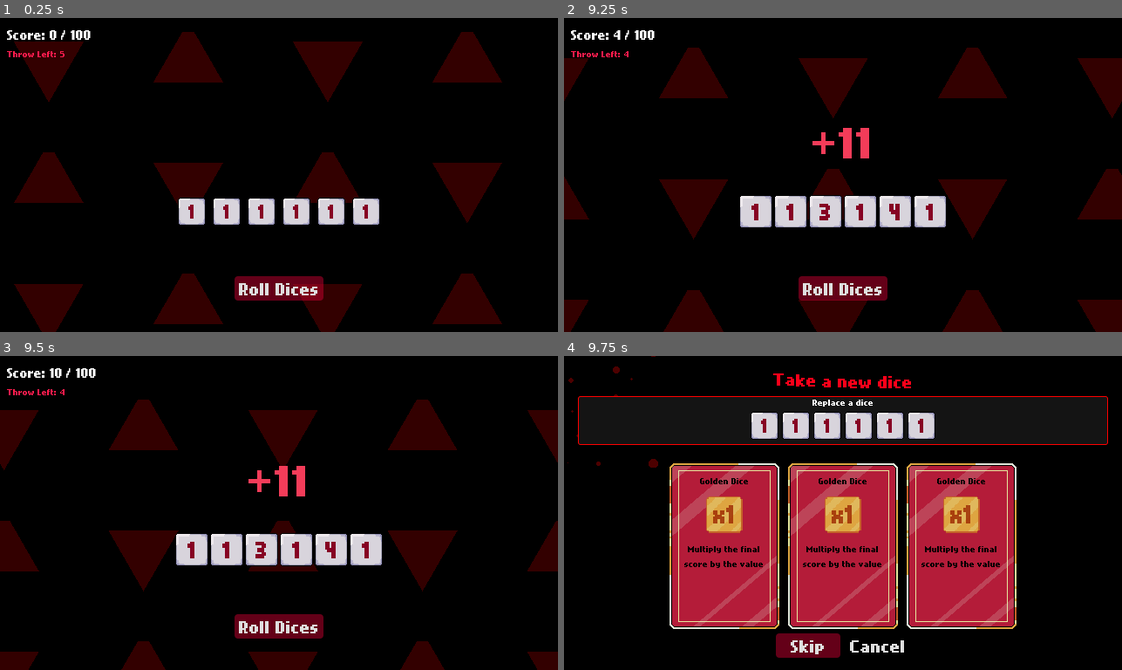
Above: before the commit, frames 1-4 (two rows, left to right).
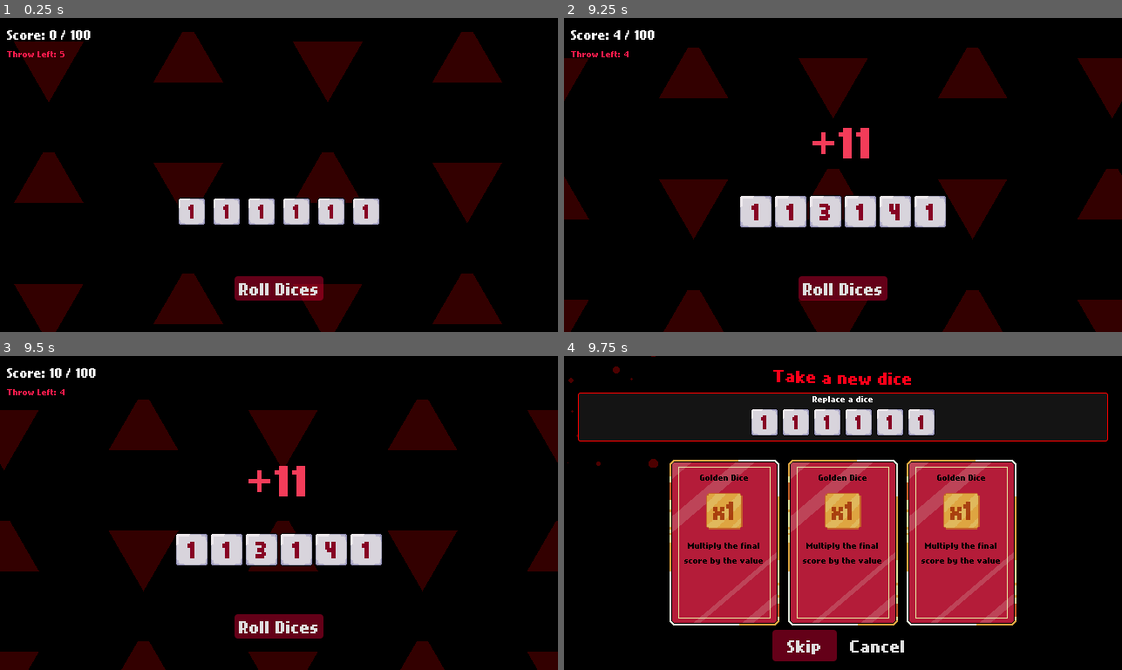
Above: after the commit, the same moments.

Repository: Neo-Ciber94/hell_dice_prototype
Game: Godot game, scene res://common/board/board.tscn
Two runs of this game, one before a commit and one after it. Both use one fixed random seed, a clock stepped at 60 frames per second and the inputs below.
Inputs (mouse positions are in pixels of both pictures, inside the frame that each line leads up to):
- Up to frame 1 (0.25 s): no input
- Up to frame 2 (9.25 s): click (753, 212) at 0.5 s; click (792, 212) at 1.25 s; click (826, 212) at 2 s; click (859, 212) at 2.75 s; click (893, 212) at 3.5 s; click (932, 212) at 4.25 s; click "Roll Dices" at 5 s; click (753, 212) at 5.75 s; click (792, 212) at 6.5 s; click (826, 212) at 7.25 s; click (859, 212) at 8 s; click (893, 212) at 8.75 s
- Up to frame 3 (9.5 s): no input
- Up to frame 4 (9.75 s): click (932, 550) at 9.5 s

Frames 1-3 are identical in both runs. In frame 4, 10% of the frame differs, in the area x 2-98%, y 4-98%.

Commit message:
Add dice preview

Diff:
--- a/common/dice/dice.gd
+++ b/common/dice/dice.gd
@@ -31,14 +31,17 @@
 	_prepare()
 
 func _get_drag_data(_at_position: Vector2) -> Variant:
+	const DICE_PREVIEW = preload("uid://dpgm01o6sb5x3")
+
 	if behaviour and behaviour.dice_texture:
 		var preview := Control.new()
-		var texture_rect := TextureRect.new()
-		texture_rect.texture = behaviour.dice_texture
-		texture_rect.custom_minimum_size = Vector2(32, 32)
-		texture_rect.expand_mode = TextureRect.EXPAND_KEEP_SIZE
-		texture_rect.position = -texture_rect.custom_minimum_size / 2.0
-		preview.add_child(texture_rect)
+		var dice_preview := DICE_PREVIEW.instantiate() as DicePreview;
+		dice_preview.behaviour = behaviour;
+		#dice_preview.texture = behaviour.dice_texture
+		#dice_preview.custom_minimum_size = Vector2(32, 32)
+		#dice_preview.expand_mode = TextureRect.EXPAND_KEEP_SIZE
+		dice_preview.position = -dice_preview.custom_minimum_size / 2.0
+		preview.add_child(dice_preview)
 		set_drag_preview(preview)
 
 	return self
--- /dev/null
+++ b/common/dice/dice_preview.gd
@@ -0,0 +1,11 @@
+class_name DicePreview
+extends TextureRect
+
+@onready var dice_preview: TextureRect = $"."
+@onready var label: Label = $Label
+
+@export var behaviour: DiceBehaviour;
+
+func _ready() -> void:
+	dice_preview.texture = behaviour.dice_texture;
+	label.text = str(behaviour.get_dice_sides().front().side_value)
--- /dev/null
+++ b/common/dice/dice_preview.tscn
@@ -0,0 +1,32 @@
+[gd_scene load_steps=5 format=3 uid="uid://dpgm01o6sb5x3"]
+
+[ext_resource type="Texture2D" uid="uid://bn06wbr3vqiie" path="res://common/dice/art/dices.png" id="1_vgpn4"]
+[ext_resource type="FontFile" uid="uid://qb7ev0kg1cmj" path="res://assets/fonts/awesome_dp/awesome.ttf" id="2_mv8bi"]
+[ext_resource type="Script" uid="uid://d6clonnebaac" path="res://common/dice/dice_preview.gd" id="2_vssci"]
+
+[sub_resource type="AtlasTexture" id="AtlasTexture_mv8bi"]
+atlas = ExtResource("1_vgpn4")
+region = Rect2(0, 0, 32, 32)
+
+[node name="DicePreview" type="TextureRect"]
+custom_minimum_size = Vector2(32, 32)
+offset_right = 32.0
+offset_bottom = 32.0
+texture = SubResource("AtlasTexture_mv8bi")
+stretch_mode = 3
+script = ExtResource("2_vssci")
+
+[node name="Label" type="Label" parent="."]
+layout_mode = 1
+anchors_preset = 15
+anchor_right = 1.0
+anchor_bottom = 1.0
+grow_horizontal = 2
+grow_vertical = 2
+size_flags_vertical = 1
+theme_override_colors/font_color = Color(0.64256185, 0, 0.16064046, 1)
+theme_override_fonts/font = ExtResource("2_mv8bi")
+theme_override_font_sizes/font_size = 32
+text = "1"
+horizontal_alignment = 1
+vertical_alignment = 1
--- a/common/screens/dice_selection_screen/dice_selection_screen.gd
+++ b/common/screens/dice_selection_screen/dice_selection_screen.gd
@@ -56,7 +56,7 @@
 	]
 
 func _on_skip_button() -> void:
-	pass
+	hide()
 
 func _on_cancel_button() -> void:
-	pass
+	hide()
--- a/common/screens/dice_selection_screen/dice_selection_screen.tscn
+++ b/common/screens/dice_selection_screen/dice_selection_screen.tscn
@@ -28,24 +28,6 @@
 
 [sub_resource type="StyleBoxFlat" id="StyleBoxFlat_4vgwx"]
 bg_color = Color(0.9998526, 0.11866053, 0.26954314, 0.7294118)
-corner_radius_top_left = 4
-corner_radius_top_right = 4
-corner_radius_bottom_right = 4
-corner_radius_bottom_left = 4
-expand_margin_left = 5.0
-expand_margin_right = 5.0
-
-[sub_resource type="StyleBoxFlat" id="StyleBoxFlat_7xkwk"]
-bg_color = Color(1, 0, 0.812068, 0.5019608)
-corner_radius_top_left = 4
-corner_radius_top_right = 4
-corner_radius_bottom_right = 4
-corner_radius_bottom_left = 4
-expand_margin_left = 5.0
-expand_margin_right = 5.0
-
-[sub_resource type="StyleBoxFlat" id="StyleBoxFlat_d3dlh"]
-bg_color = Color(1, 0.11774105, 0.78466827, 0.98600006)
 corner_radius_top_left = 4
 corner_radius_top_right = 4
 corner_radius_bottom_right = 4
@@ -179,10 +161,5 @@
 layout_mode = 2
 mouse_default_cursor_shape = 2
 theme_override_font_sizes/font_size = 32
-theme_override_styles/normal = SubResource("StyleBoxFlat_7xkwk")
-theme_override_styles/pressed = SubResource("StyleBoxFlat_d3dlh")
-theme_override_styles/hover = SubResource("StyleBoxFlat_d3dlh")
-theme_override_styles/disabled = SubResource("StyleBoxFlat_d3dlh")
-theme_override_styles/focus = SubResource("StyleBoxFlat_d3dlh")
 text = "Cancel"
 flat = true
Not shown, added: common/dice/dice_preview.gd.uid
Not shown: 1 places in common/screens/dice_selection_screen/dice_selection_screen.tscn that only renumber resources
